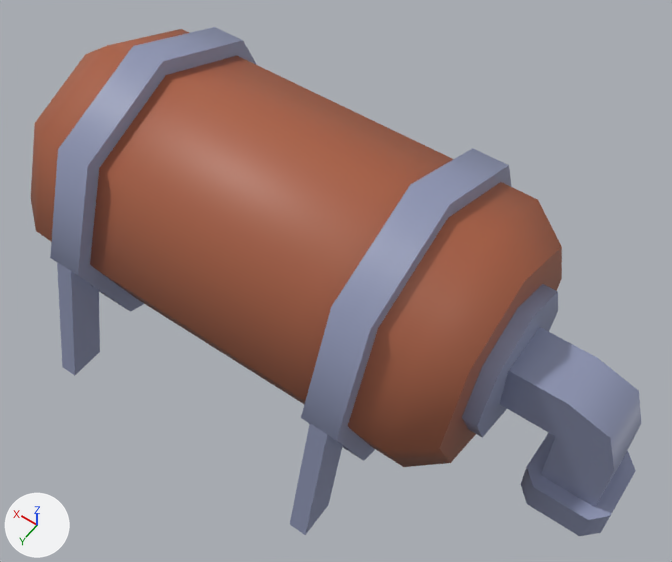
Two versions of the FBX model ledger/Assets/Props/city-kit-industrial/detail-tank.fbx, one commit apart.
Camera for both pictures: a camera (50 mm lens) standing at (-0.428, 0.62, 1.147) and looking at (0.003, 0.017, 0.198). Every picture has the same lights, and +X, +Y and +Z are marked at lower left. The older version comes first.

The first picture shows 'detail-tank'.
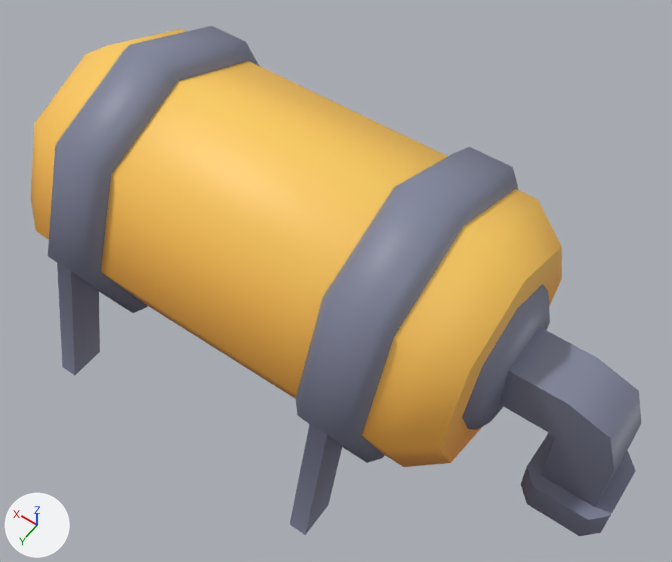
Where the change shows, as pixel boxes [x1, y1, x2, y2] in the pictures (672 x 562 px; the box of a moved part takes in the faces that stretch with it):
'detail-tank', reshaped, turned, rescaled: before [31, 27, 641, 536]; after [31, 26, 641, 536]
part 1 of me_scene, moved or reshaped: [290, 424, 342, 535] in both
part 2 of me_scene, moved or reshaped: [57, 262, 100, 375] in both
part 3 of me_scene, moved or reshaped: [31, 29, 562, 467] in both
part 4 of me_scene, added: after [296, 147, 518, 463]
part 5 of me_scene, added: after [48, 26, 259, 313]
part 6 of me_scene, added: after [462, 284, 550, 430]
part 7 of me_scene, added: after [500, 327, 641, 507]
part 8 of me_scene, added: after [521, 433, 636, 536]
part 9 of me_scene, deleted (blue): before [500, 327, 641, 536]
part 10 of me_scene, deleted (blue): before [301, 148, 511, 461]
part 11 of me_scene, deleted: before [462, 284, 558, 437]
part 12 of me_scene, deleted: before [50, 27, 257, 312]

What changed in the scene script:
```text
Change me_scene:
    used by ob_detail_tank; location = (0.0, 0.0, 0.0); rotation_euler = (1.571, 0.0, 0.0), in degrees (90, 0, 0); scale = (0.01, 0.01, 0.01)
    remove me_scene.from_pydata(...)  # 144 vertices, 236 faces; spans x -42.4..42.4, y 0.0..41.5, z -25.8..25.8
    add me_scene.from_pydata(...)  # 184 vertices, 310 faces; spans x -42.4..42.4, y 0.0..41.5, z -25.8..25.8
    me_scene part 1: the loose piece of 8 vertices spanning x -12.1..-9.6, y 2.0..20.8, z -25.8..-15.8 is mirrored in x about the mesh origin
    me_scene part 2: the loose piece of 8 vertices spanning x 28.7..31.2, y 2.0..20.8, z -25.8..-15.8 is mirrored in x about the mesh origin
    me_scene part 3: the loose piece of 32 vertices spanning x -23.4..42.4, y 2.2..39.4, z -18.6..18.6 is mirrored in x about the mesh origin
    me_scene part 4: a new loose piece of 32 vertices spanning x 6.4..15.4, y 0.0..41.5, z -20.8..20.8, in mat_colormap (picture img_colormap_png)
    me_scene part 5: a new loose piece of 32 vertices spanning x -34.4..-25.4, y 0.0..41.5, z -20.8..20.8, in mat_colormap (picture img_colormap_png)
    me_scene part 6: a new loose piece of 24 vertices spanning x 23.4..25.4, y 10.8..30.8, z -10.0..10.0, in mat_colormap (picture img_colormap_png)
    me_scene part 7: a new loose piece of 16 vertices spanning x 25.4..40.4, y 7.0..24.5, z -3.7..3.8, in mat_colormap (picture img_colormap_png)
    me_scene part 8: a new loose piece of 16 vertices spanning x 30.9..42.4, y 2.0..7.0, z -5.7..5.8, in mat_colormap (picture img_colormap_png)
    me_scene part 9: the loose piece of 32 vertices spanning x -42.4..-25.4, y 2.0..24.5, z -5.8..5.8 is deleted
    me_scene part 10: the loose piece of 16 vertices spanning x -13.4..-8.4, y 0.0..41.5, z -20.8..20.8 is deleted
    me_scene part 11: the loose piece of 16 vertices spanning x -25.4..-23.4, y 10.8..30.8, z -10.0..10.0 is deleted
    me_scene part 12
    16 vertices are removed from x 27.4..32.4, y 0.0..41.5, z -20.8..20.8
    28 faces are deleted
    other edits to the shape of me_scene do not show in these pictures
Change ob_detail_tank:
    ob_detail_tank.rotation_euler: (1.571, 0.0, 0.0) -> (-1.571, 0.0, 0.0)  # degrees (90, 0, 0) -> degrees (-90, 0, 0)
    ob_detail_tank.scale: (0.01, 0.01, 0.01) -> (-0.01, -0.01, -0.01)
```
